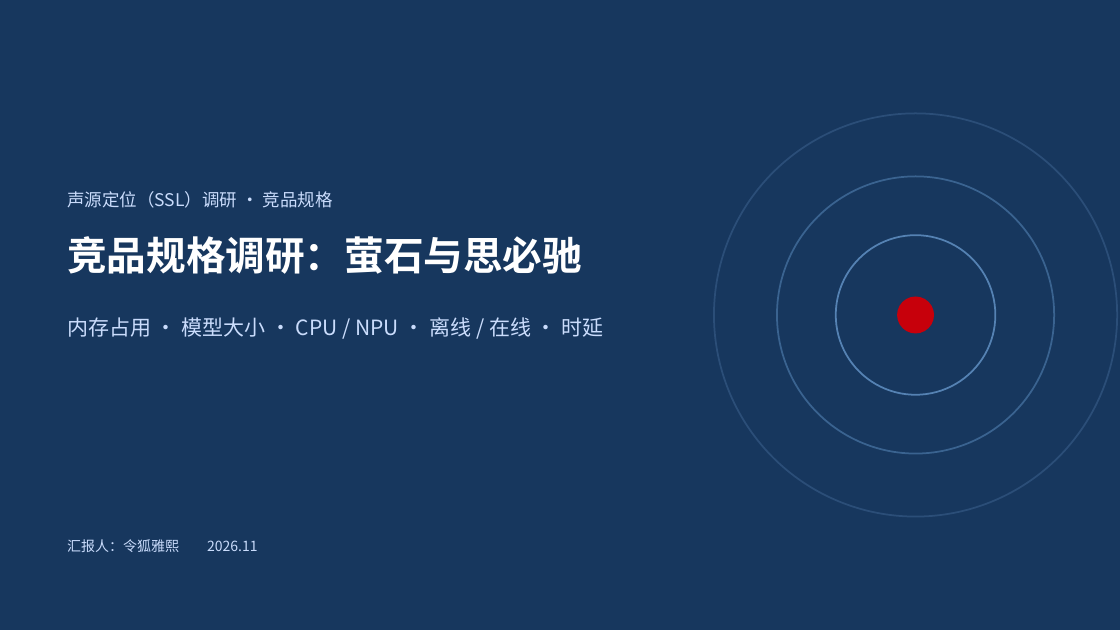
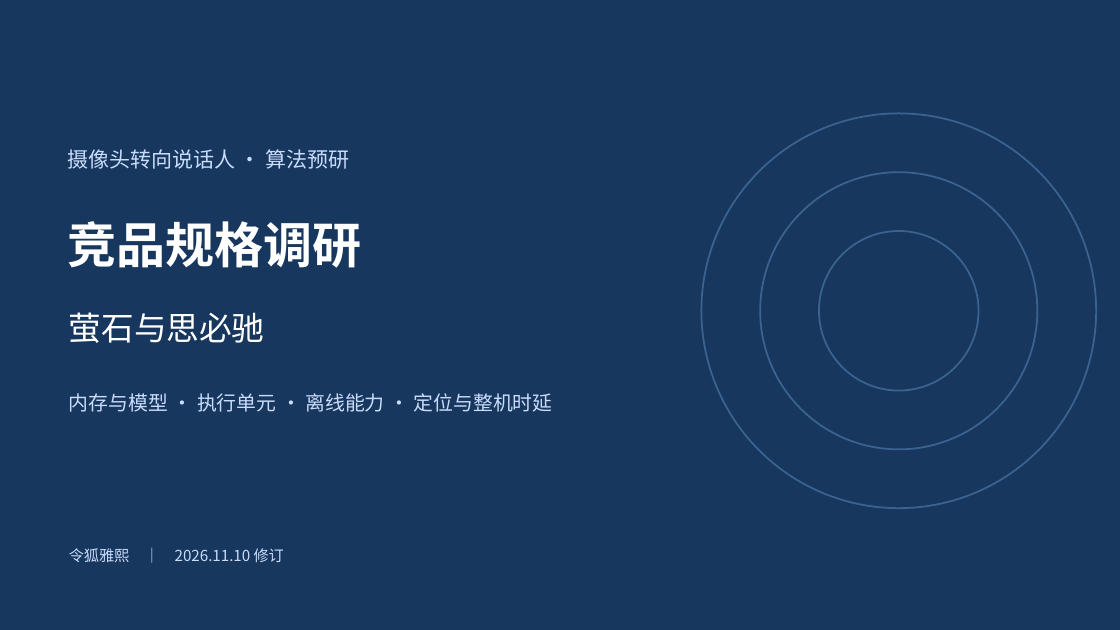
Before and after one commit to ZeroFoxxi/ssl-scene1, a slide deck: slide 1 of 竞品规格调研_萤石与思必驰.pptx. Drawn at 1120x630 pixels with LibreOffice and Linux fonts; fonts in the diff are those of the drawing. Boxes give left, top, right and bottom in pixels: in the first picture for what was removed or moved away, otherwise in the second. Text is boxed around its words. In the diff, an @@ line names an element or a change of style, - is before the commit and + after.

```diff
--- a/竞品规格调研_萤石与思必驰.pptx
+++ b/竞品规格调研_萤石与思必驰.pptx
@@ ellipse: place and size @@
-ellipse at (714, 113, 1117, 517)
+ellipse at (702, 113, 1096, 508)
@@ ellipse at (702, 113, 1096, 508): outline #2B4E78 1.5 pt to #3A6390 1.5 pt @@
@@ text added at (67, 149, 350, 169), 18 pt, text #CADCFC @@
+摄像头转向说话人 · 算法预研
@@ ellipse: place and size @@
-ellipse at (777, 176, 1054, 454)
+ellipse at (760, 172, 1038, 450)
@@ text at (67, 221, 361, 268): text changed; size 15 to 42 pt; text colour #CADCFC to #FFFFFF; bold on @@
-声源定位（SSL）调研 · 竞品规格
+竞品规格调研
@@ ellipse: place and size @@
-ellipse at (836, 235, 996, 395)
+ellipse at (819, 231, 979, 391)
@@ ellipse at (819, 231, 979, 391): outline #5582B3 1.5 pt to #3A6390 1.5 pt @@
@@ ellipse removed at (897, 297, 934, 334) @@
@@ text at (69, 312, 265, 343): text changed; size 34 to 28 pt; bold off @@
-竞品规格调研：萤石与思必驰
+萤石与思必驰
@@ text at (69, 393, 553, 412): text changed; size 18 to 17 pt @@
-内存占用 · 模型大小 · CPU / NPU · 离线 / 在线 · 时延
+内存与模型 · 执行单元 · 离线能力 · 定位与整机时延
@@ text at (69, 548, 284, 562): text changed; size 12 to 13 pt @@
-汇报人：令狐雅熙 2026.11
+令狐雅熙 ｜ 2026.11.10 修订
```
Also in this commit, not shown: 2 other slides changed, 4 slides added, 4 slides removed, 7 other files.
